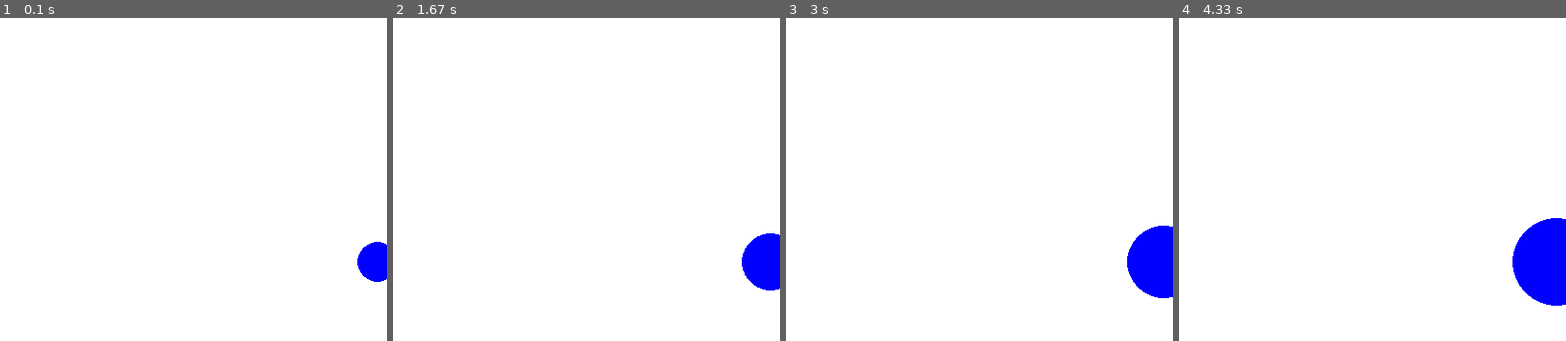
Above: before the commit, frames 1-4 (left to right).
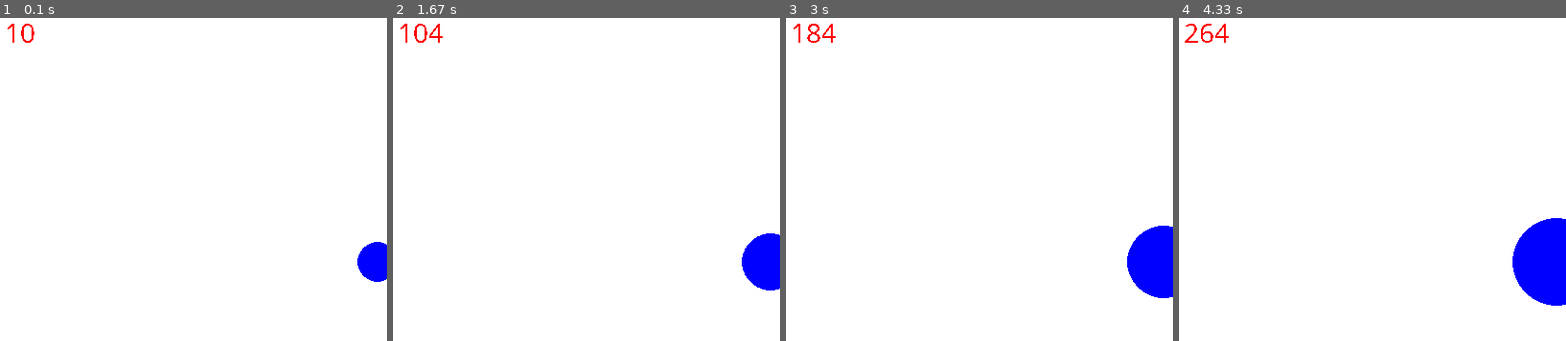
Above: after the commit, the same moments.

Repository: ktiaxfishing/learn_pygame
Game: pygame game, started from game_8.py
Same seed, same stepped clock (60 frames per second), same inputs: the game is played once before the commit and once after it.
Inputs:
- Up to frame 1 (0.1 s): no input
- Up to frame 2 (1.67 s): no input
- Up to frame 3 (3 s): no input
- Up to frame 4 (4.33 s): no input

The runs differ from the first frame. In frame 1, 0.1% of the frame differs, in the area x 1-9%, y 1-8%; in frame 2, 0.2%; in frame 3, 0.2%; in frame 4, 0.2%, in the area x 1-13%, y 1-8%.

Commit message:
text render

Diff:
--- a/game_8.py
+++ b/game_8.py
@@ -5,10 +5,13 @@
 import pygame
 from glom import Glom
 pygame.init()
+pygame.font.init()
+font = pygame.font.SysFont('Comic Sans MS',30)
+textrender = font.render("hello",False,(255,0,0))
+x = 0
 
 # # Set up the drawing window
 screen = pygame.display.set_mode([500, 500])
-
 print(Glom, type(Glom))
 c = Glom()
 score = 0
@@ -28,7 +31,10 @@
 
 #     # Fill the background with white
     screen.fill((255, 255, 255))
-
+    x +=1
+    xx = str(x)
+    textrender = font.render(xx,False,(255,0,0))
+    screen.blit(textrender,(100,100))
 #     #
     mouse_pos = pygame.mouse.get_pos()
     mouse_click = pygame.mouse.get_pressed()[0]
@@ -40,5 +46,7 @@
     pygame.display.flip()
     print(score)
 
+
+
 # # Done! Time to quit.
 # pygame.quit()
